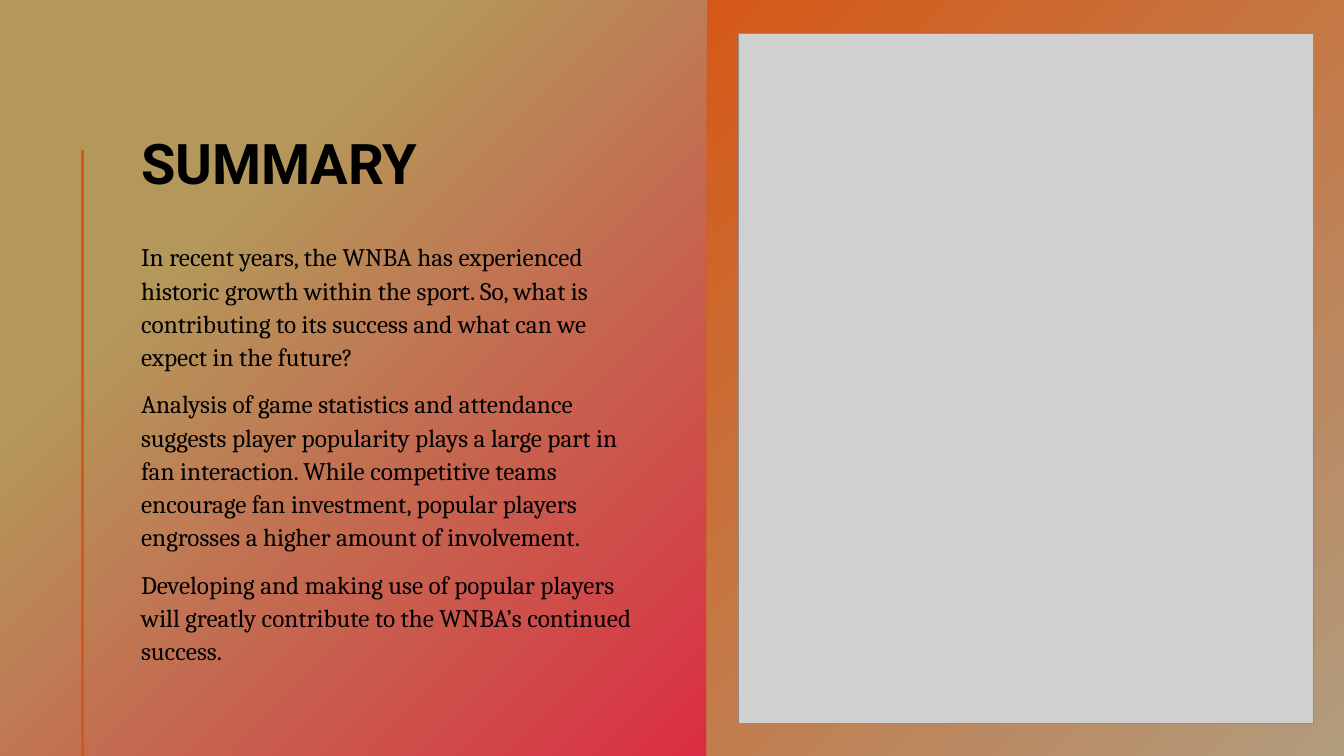
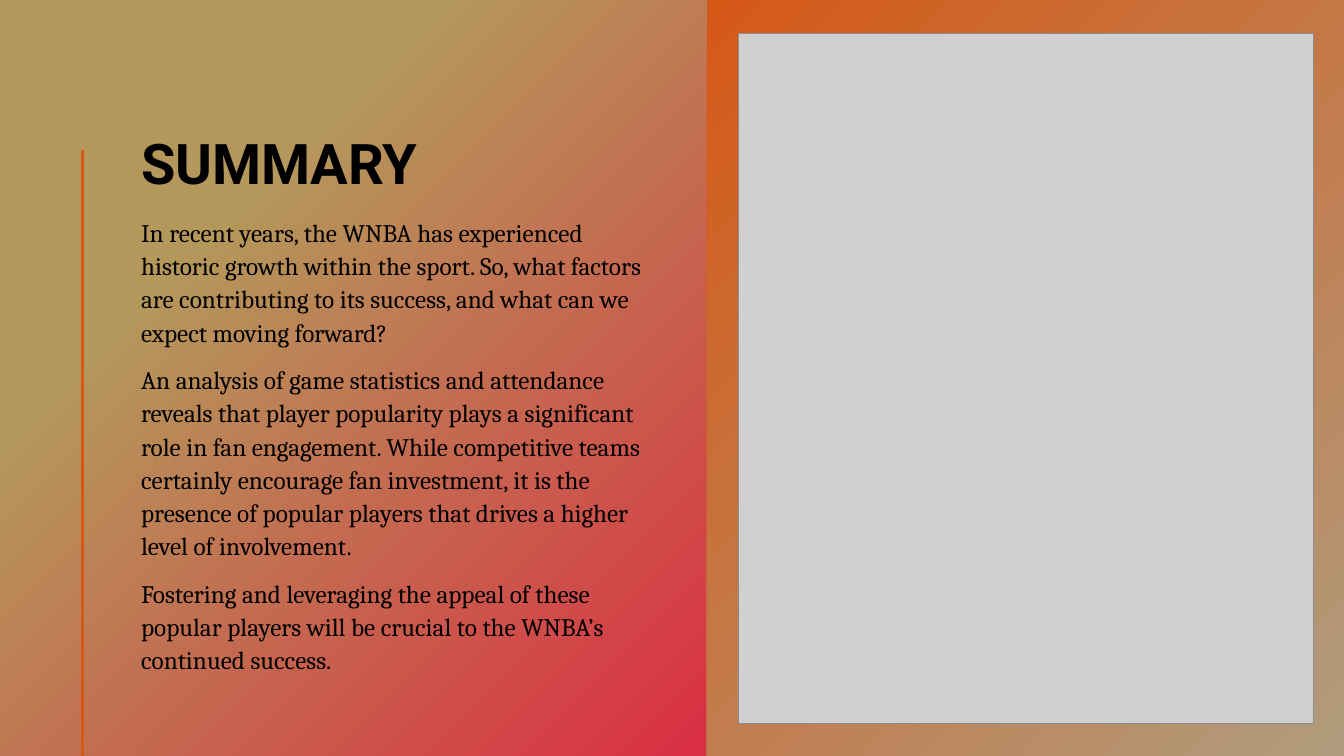
Before and after one commit to tasleem-m/Insight-into-the-WNBA, a slide deck: slide 10 of presentation/Insight into the WNBA.pptx (slide 11 before the commit). Drawn at 1344x756 pixels with LibreOffice and Linux fonts; fonts in the diff are those of the drawing; grey boxes stand for pictures. Boxes give left, top, right and bottom in pixels: in the first picture for what was removed or moved away, otherwise in the second. Text is boxed around its words. In the diff, an @@ line names an element or a change of style, - is before the commit and + after.

```diff
--- a/presentation/Insight into the WNBA.pptx
+++ b/presentation/Insight into the WNBA.pptx
@@ text at [141,224,641,670]: text changed @@
-In recent years, the WNBA has experienced historic growth within the sport. So, what is contributing to its success and what can we expect in the future?
-Analysis of game statistics and attendance suggests player popularity plays a large part in fan interaction. While competitive teams encourage fan investment, popular players engrosses a higher amount of involvement.
-Developing and making use of popular players will greatly contribute to the WNBA’s continued success.
+In recent years, the WNBA has experienced historic growth within the sport. So, what factors are contributing to its success, and what can we expect moving forward?
+An analysis of game statistics and attendance reveals that player popularity plays a significant role in fan engagement. While competitive teams certainly encourage fan investment, it is the presence of popular players that drives a higher level of involvement.
+Fostering and leveraging the appeal of these popular players will be crucial to the WNBA’s continued success.
```
Also in this commit, not shown: 5 other slides changed, 1 slide removed, 2 other files.
